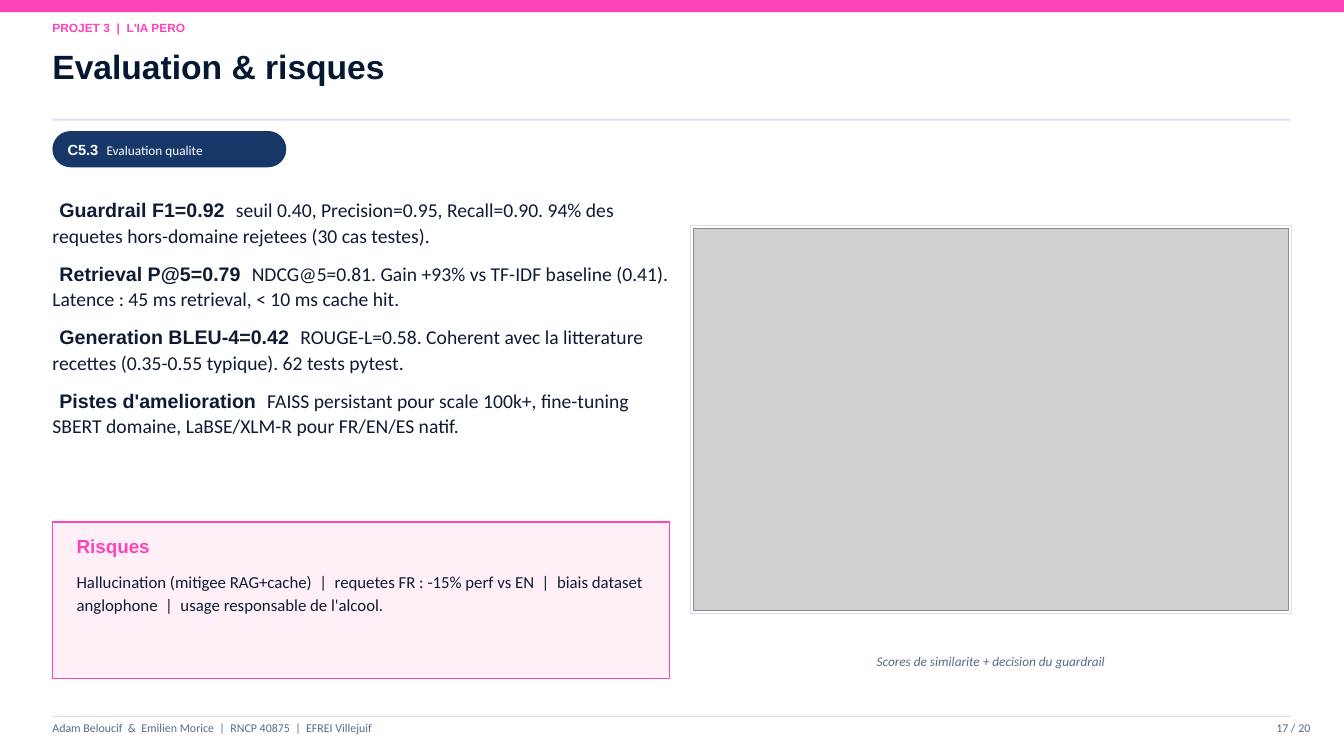
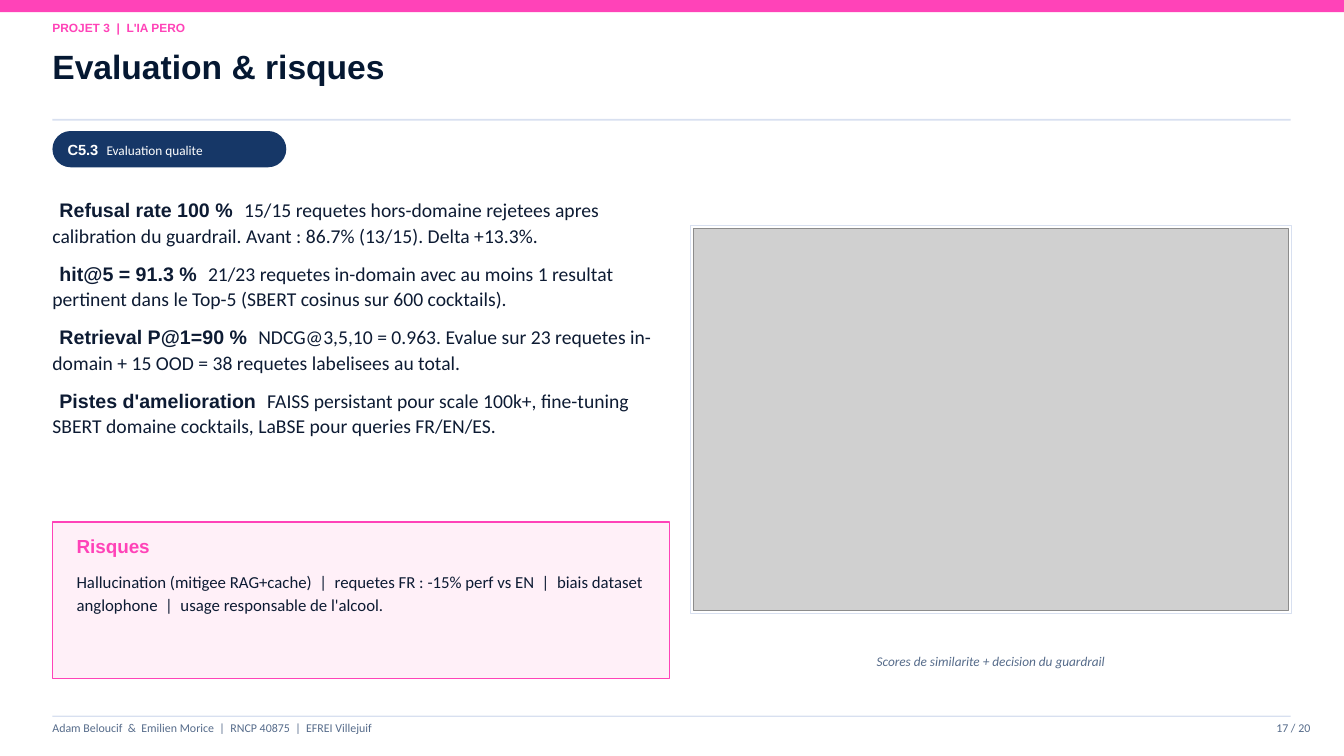
Before and after one commit to Adam-Blf/Soutenance-M1, a slide deck: slide 17 of Soutenance_Bloc1-2_Adam_Emilien.pptx. Drawn at 1344x756 pixels with LibreOffice and Linux fonts; fonts in the diff are those of the drawing; grey boxes stand for pictures. Boxes give left, top, right and bottom in pixels: in the first picture for what was removed or moved away, otherwise in the second. Text is boxed around its words. In the diff, an @@ line names an element or a change of style, - is before the commit and + after.

Commit message:
fix: correct cocktail count 483 (dedup), guardrail 0.40, GPT-2 not Gemini

```diff
--- a/Soutenance_Bloc1-2_Adam_Emilien.pptx
+++ b/Soutenance_Bloc1-2_Adam_Emilien.pptx
@@ text at box(52, 202, 651, 436): text changed @@
-Guardrail F1=0.92 seuil 0.40, Precision=0.95, Recall=0.90. 94% des requetes hors-domaine rejetees (30 cas testes).
-Retrieval P@5=0.79 NDCG@5=0.81. Gain +93% vs TF-IDF baseline (0.41). Latence : 45 ms retrieval, < 10 ms cache hit.
-Generation BLEU-4=0.42 ROUGE-L=0.58. Coherent avec la litterature recettes (0.35-0.55 typique). 62 tests pytest.
-Pistes d'amelioration FAISS persistant pour scale 100k+, fine-tuning SBERT domaine, LaBSE/XLM-R pour FR/EN/ES natif.
+Refusal rate 100 % 15/15 requetes hors-domaine rejetees apres calibration du guardrail. Avant : 86.7% (13/15). Delta +13.3%.
+hit@5 = 91.3 % 21/23 requetes in-domain avec au moins 1 resultat pertinent dans le Top-5 (SBERT cosinus sur 600 cocktails).
+Retrieval P@1=90 % NDCG@3,5,10 = 0.963. Evalue sur 23 requetes in-domain + 15 OOD = 38 requetes labelisees au total.
+Pistes d'amelioration FAISS persistant pour scale 100k+, fine-tuning SBERT domaine cocktails, LaBSE pour queries FR/EN/ES.
```
Also in this commit, not shown: 5 other slides changed, 1 other file.
